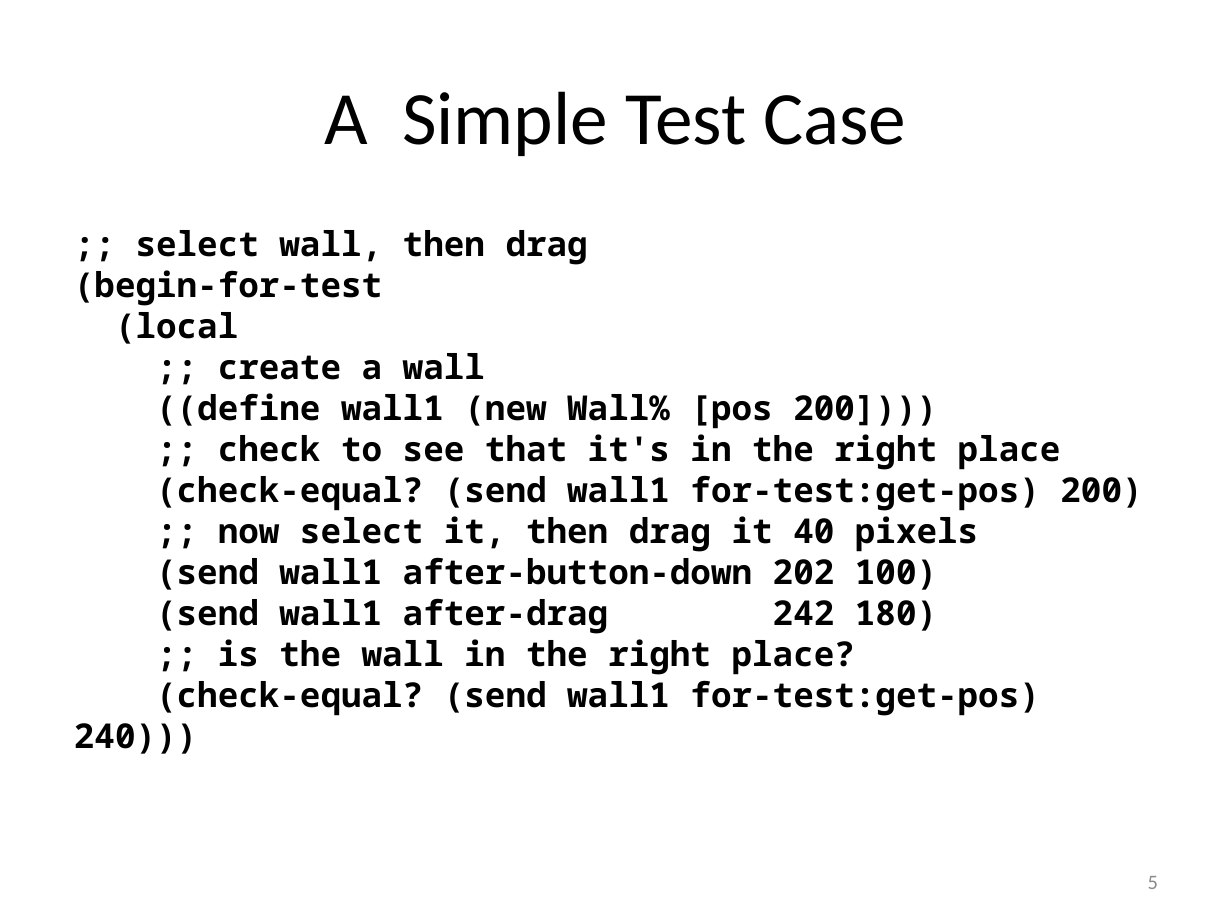
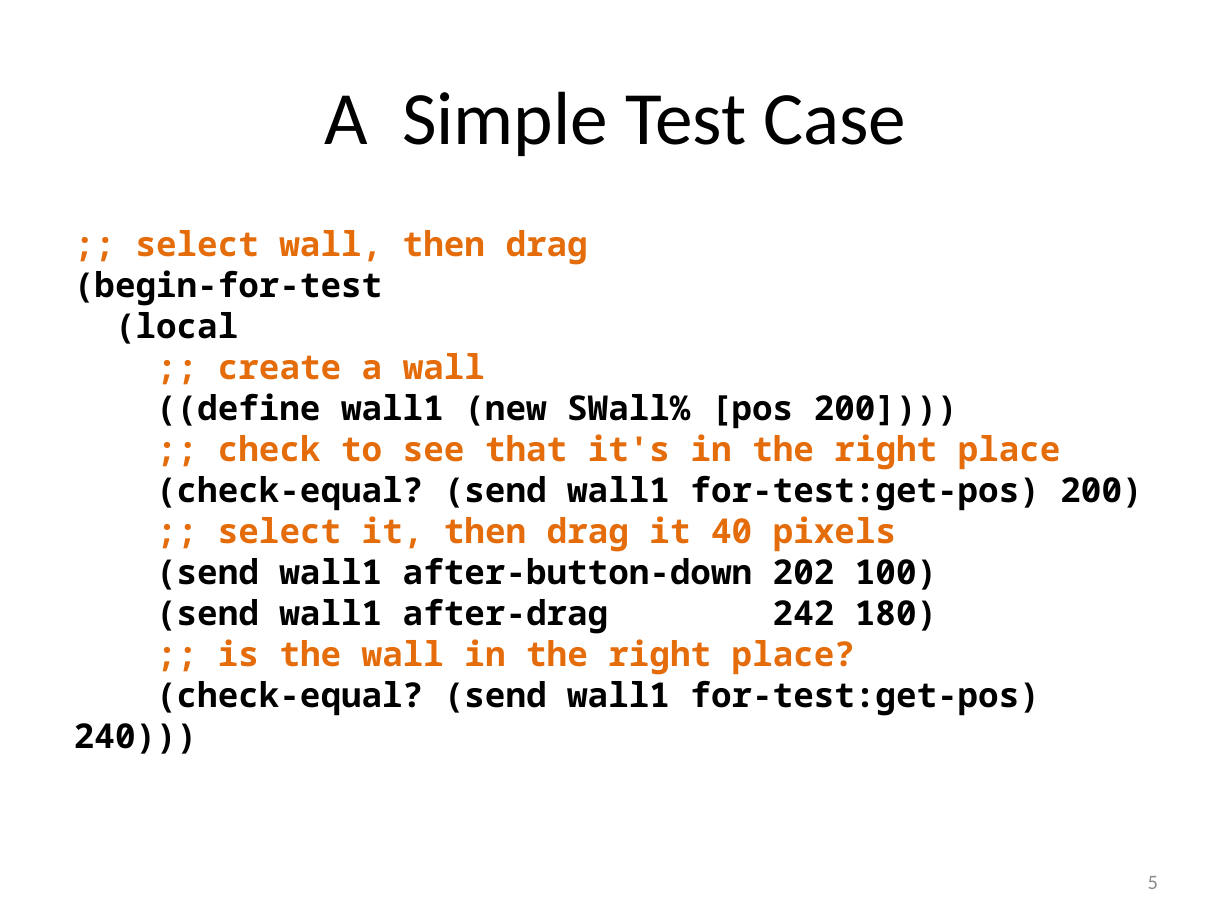
Before and after one commit to mwand/cs5010f16, a slide deck: slide 5 of Slides/Lesson 10.7 Testing Mutable Objects.pptx. Drawn at 1232x924 pixels with LibreOffice and Linux fonts; fonts in the diff are those of the drawing. Boxes give left, top, right and bottom in pixels: in the first picture for what was removed or moved away, otherwise in the second. Text is boxed around its words. In the diff, an @@ line names an element or a change of style, - is before the commit and + after.

```diff
--- a/Slides/Lesson 10.7 Testing Mutable Objects.pptx
+++ b/Slides/Lesson 10.7 Testing Mutable Objects.pptx
@@ text at [136, 230, 1061, 675]: text colour #000000 to #E46C0A in ";; select wall, then drag", ";; create a wall", ";; check to see that it's in ...", ";; is the wall in the right ..." @@
@@ text at [156, 393, 958, 429]: text changed @@
-((define wall1 (new Wall% [pos 200])))
+((define wall1 (new SWall% [pos 200])))
@@ text at [218, 516, 896, 552]: text changed; text colour #000000 to #E46C0A @@
-;; now select it, then drag it 40 pixels
+;; select it, then drag it 40 pixels
```
Also in this commit, not shown: 9 other slides changed, 8 other files.
